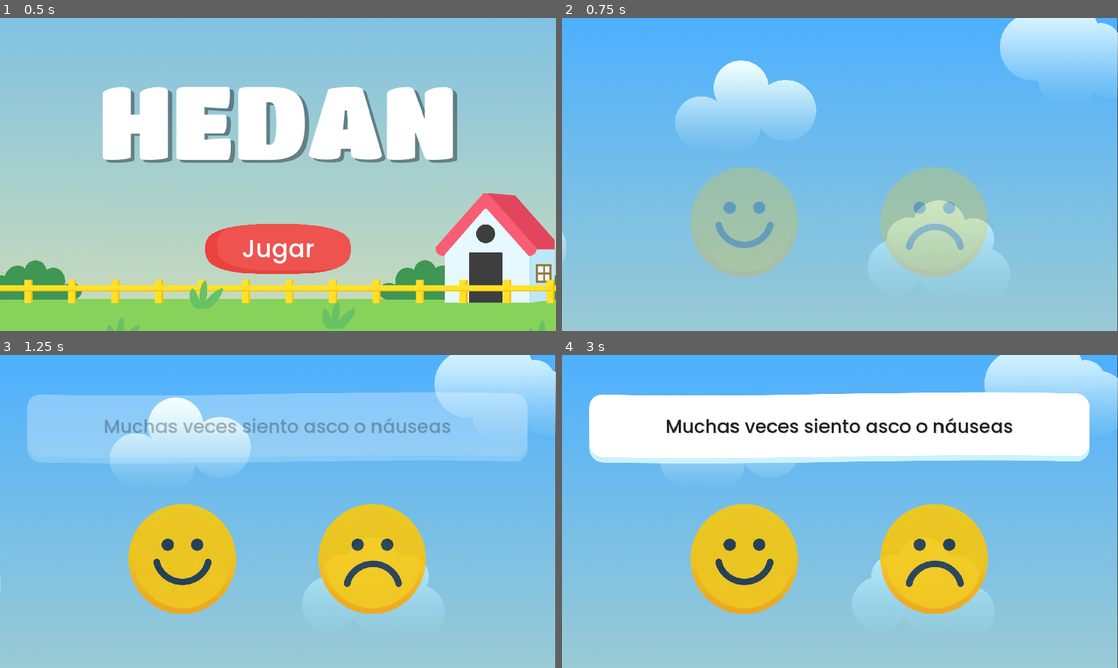
Above: before the commit, frames 1-4 (two rows, left to right).
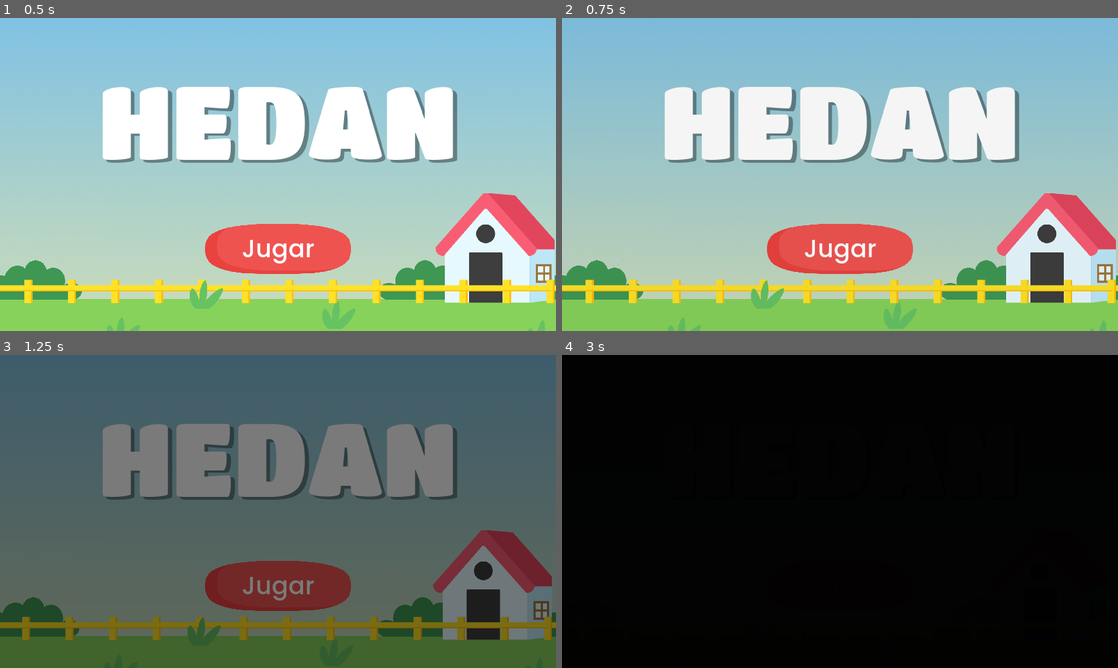
Above: after the commit, the same moments.

Repository: TIC-LPQS-2023B-2024A/hedan-game
Game: Godot game, scene res://src/intro/title_screen.tscn
Two runs of this game, one before a commit and one after it. Both use one fixed random seed, a clock stepped at 60 frames per second and the inputs below. This scene is started directly instead of the project's main scene.
Inputs (mouse positions are in pixels of both pictures, inside the frame that each line leads up to):
- Up to frame 1 (0.5 s): no input
- Up to frame 2 (0.75 s): click "Jugar" at 0.5 s
- Up to frame 3 (1.25 s): no input
- Up to frame 4 (3 s): click (840, 586) at 1.25 s, where only the run after the commit has a clickable "Jugar"; click (840, 586) at 2 s, where only the run after the commit has a clickable "Jugar"; move the mouse to (962, 495) at 2.77 s; click (962, 495) at 2.92 s

Frame 1 is identical in both runs. In frame 2, 92% of the frame differs, in the area x 0-100%, y 0-100%; in frame 3, 100%; in frame 4, 100%.

Commit message:
fix: corrige envío de respuestas al backend

Diff:
--- a/src/game.gd
+++ b/src/game.gd
@@ -1,5 +1,6 @@
 extends Node
 
+@export var questionnaire_scene: PackedScene
 @onready var error_scene: PackedScene = preload ("res://src/errors/error_screen.tscn")
 @onready var title_screen: PackedScene = preload ("res://src/intro/title_screen.tscn")
 
@@ -36,8 +37,16 @@
 		add_child(error_scene.instantiate())
 		return
 
-	add_child(title_screen.instantiate())
+	var title_screen_instance = title_screen.instantiate() as TitleScreen
+	title_screen_instance.start_game_requested.connect(_on_start_game_requested)
+	add_child(title_screen_instance)
 
 func _on_send_answers_request_request_completed(_result: int, _response_code: int, _headers: PackedStringArray, _body: PackedByteArray):
 	#TODO: Mostrar pantalla final
 	get_tree().quit()
+
+func _on_start_game_requested():
+	var questionnaire_scene_instance = questionnaire_scene.instantiate() as Questionnaire
+	questionnaire_scene_instance.questions_answered.connect(_on_questionnaire_questions_answered)
+	add_child(questionnaire_scene_instance)
+	$TitleScreen.queue_free()
--- a/src/game.tscn
+++ b/src/game.tscn
@@ -1,13 +1,23 @@
-[gd_scene load_steps=2 format=3 uid="uid://cl1n3v1tx8the"]
+[gd_scene load_steps=3 format=3 uid="uid://cl1n3v1tx8the"]
 
 [ext_resource type="Script" path="res://src/game.gd" id="1_nuib6"]
+[ext_resource type="PackedScene" uid="uid://cre4qj00j1y0e" path="res://src/questionnaire/questionnaire.tscn" id="2_lfswa"]
 
 [node name="Game" type="Node"]
 script = ExtResource("1_nuib6")
+questionnaire_scene = ExtResource("2_lfswa")
 
 [node name="ValidateTokenRequest" type="HTTPRequest" parent="."]
 
 [node name="SendAnswersRequest" type="HTTPRequest" parent="."]
 
+[node name="ColorRect" type="ColorRect" parent="."]
+anchors_preset = 15
+anchor_right = 1.0
+anchor_bottom = 1.0
+grow_horizontal = 2
+grow_vertical = 2
+color = Color(0, 0, 0, 1)
+
 [connection signal="request_completed" from="ValidateTokenRequest" to="." method="_on_validate_token_request_request_completed"]
 [connection signal="request_completed" from="SendAnswersRequest" to="." method="_on_send_answers_request_request_completed"]
--- a/src/intro/intro.gd
+++ /dev/null
@@ -1,11 +0,0 @@
-extends TextureButton
-
-# Función para manejar el evento de entrada
-func _on_pressed():
-	change_scene()
-
-# Función para cambiar la escena
-func change_scene():
-	var new_scene = load("res://src/questionnaire/questionnaire.tscn")
-	get_tree().change_scene_to_packed(new_scene)
-	queue_free()
--- /dev/null
+++ b/src/intro/title_screen.gd
@@ -0,0 +1,12 @@
+extends Control
+
+class_name TitleScreen
+
+signal start_game_requested
+
+func _on_texture_button_pressed():
+	var tween = create_tween().set_trans(Tween.TRANS_SINE).set_ease(Tween.EASE_IN)
+	tween.tween_property(self, "modulate", Color(0, 0, 0, 1), 1)
+	await get_tree().create_timer(0.5).timeout
+	await tween.finished
+	start_game_requested.emit()
--- a/src/intro/title_screen.tscn
+++ b/src/intro/title_screen.tscn
@@ -1,10 +1,10 @@
 [gd_scene load_steps=9 format=3 uid="uid://cplmti06na20m"]
 
 [ext_resource type="Shader" path="res://src/intro/intro.gdshader" id="1_gi4o6"]
+[ext_resource type="Script" path="res://src/intro/title_screen.gd" id="1_pahea"]
 [ext_resource type="Texture2D" uid="uid://crpiweohycjhl" path="res://assets/backgrounds/bg.png" id="2_vk1ua"]
 [ext_resource type="FontFile" uid="uid://4y22whsnw4fa" path="res://assets/fonts/TitanOne-Regular.ttf" id="3_mqfc8"]
 [ext_resource type="Texture2D" uid="uid://blg3cg1naay1o" path="res://assets/intro/buttom_play.png" id="4_7iqf7"]
-[ext_resource type="Script" path="res://src/intro/intro.gd" id="5_2wvtc"]
 [ext_resource type="FontFile" uid="uid://bxd7cgpuhmv3g" path="res://assets/fonts/Poppins-Medium.ttf" id="6_egnnf"]
 [ext_resource type="Script" path="res://src/common/behaviours/cursor_changer.gd" id="7_qqot3"]
 
@@ -18,6 +18,7 @@
 anchor_bottom = 1.0
 grow_horizontal = 2
 grow_vertical = 2
+script = ExtResource("1_pahea")
 
 [node name="TextureRect" type="TextureRect" parent="."]
 texture_repeat = 2
@@ -62,7 +63,6 @@
 texture_normal = ExtResource("4_7iqf7")
 ignore_texture_size = true
 stretch_mode = 0
-script = ExtResource("5_2wvtc")
 
 [node name="Play" type="Label" parent="TextureButton"]
 layout_mode = 1
@@ -84,4 +84,4 @@
 [node name="CursorChanger" type="Node" parent="TextureButton"]
 script = ExtResource("7_qqot3")
 
-[connection signal="pressed" from="TextureButton" to="TextureButton" method="_on_pressed"]
+[connection signal="pressed" from="TextureButton" to="." method="_on_texture_button_pressed"]
--- a/src/questionnaire/questionnaire.gd
+++ b/src/questionnaire/questionnaire.gd
@@ -26,9 +26,20 @@
 signal questions_answered(answers: Array[Dictionary])
 
 func _ready():
+	modulate = Color(0, 0, 0, 1)
+	_answer_options_container.modulate = Color(1, 1, 1, 0)
+	_question_container.modulate = Color(1, 1, 1, 0)
+
+	_answer_options_container.disable_options()
+
 	_questions = _parse_csv_to_questions("res://assets/resources/cmasr-2_preguntas.txt")
 	_question_container.set_initial_question(_questions[0])
 	_answer_options_container.answer_selected.connect(_on_option_pressed)
+
+	var intro_tween = create_tween().set_parallel(false)
+	intro_tween.tween_property(self, "modulate", Color(1, 1, 1, 1), 0.5).set_trans(Tween.TRANS_SINE)
+	await intro_tween.finished
+
 	await play_intro_tween()
 	_start_time = Time.get_ticks_msec()
 	_question_container.question_changed.connect(_on_question_changed)
@@ -69,11 +80,6 @@
 	_change_to_next_question(answer)
 
 func play_intro_tween():
-	_answer_options_container.modulate = Color(1, 1, 1, 0)
-	_question_container.modulate = Color(1, 1, 1, 0)
-
-	_answer_options_container.disable_options()
-
 	var intro_tween = create_tween().set_parallel(true)
 	intro_tween.tween_property(_answer_options_container, "modulate", Color(1, 1, 1, 1), 0.5).set_trans(Tween.TRANS_SINE)
 	intro_tween.tween_property(_question_container, "modulate", Color(1, 1, 1, 1), 0.5).set_trans(Tween.TRANS_SINE).set_delay(0.5)
